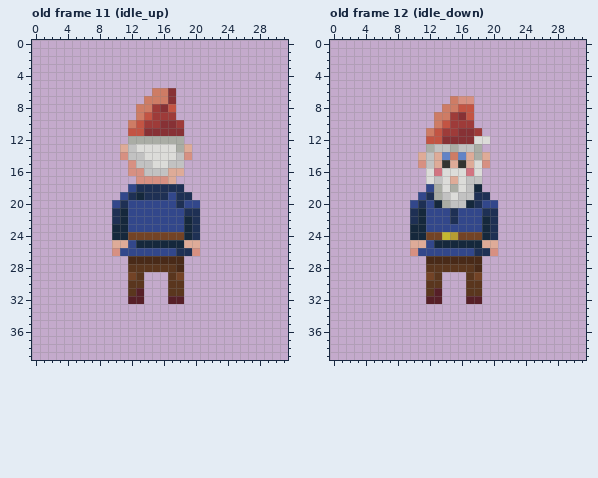
A pixel-art file gets an edit: TinyGardenGame/Content/sprites/gnome.aseprite. The picture above was drawn from the file before the commit.
32x40 pixels, 30 frames. Shown: old frame 11 (idle_up), old frame 12 (idle_down). The commit also changed other frames, which this record leaves out.
The same view after the edit:
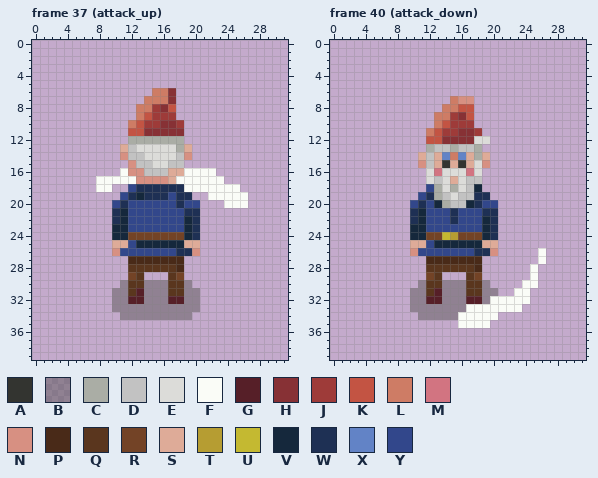
Palette (. is transparent): A #333430  B #45464069  C #aaada5  D #c2c2c2  E #dcdcd9  F #fafcf7  G #561f28  H #873135  J #9e3b39  K #c35443  L #ce7c65  M #d27481  N #d79082  P #492a18  Q #5a361e  R #734326  S #deab98  T #b69d32  U #c4b931  V #15283c  W #1e3054  X #6283c6  Y #32478b
A new or re-ordered frame is compared with the old frame closest to it.
What changed:
frames 30 -> 42
layer "shadow" added
layer "attack_swipe" added
--- frame 37 (attack_up) is new; against old frame 11 (idle_up), layers "attack_swipe", "shadow"
@@ x 0..31 @@
 15 ............NDDEEDD.............
-16 ............NNDDDSS.............
-17 .............NNNNS..............
-18 ............YWWWWWW.............
-19 ...........YWVWWWYWW............
-20 ..........YWYYYYYYWYY...........
+16 ...........FNNDDDSSFFFF.........
+17 ........FFFFFNNNNSFFFFFF........
+18 ........FF..YWWWWWWFFFFFFF......
+19 ...........YWVWWWYWW..FFFFF.....
+20 ..........YWYYYYYYWYY...FFF.....
 21 ..........WVYYYYYYYWW...........
@@ x 8..22 @@
 29 ....RQ...QR....
-30 ....QQ...QQ....
-31 ....QG...QQ....
-32 ....GG...GG....
-33 ...............
-34 ...............
+30 ...BQQBBBQQB...
+31 ..BBQGBBBQQBB..
+32 ..BBGGBBBGGBB..
+33 ..BBBBBBBBBBB..
+34 ...BBBBBBBBB...
 35 ...............
--- frame 40 (attack_down) is new; against old frame 12 (idle_down), layers "attack_swipe", "shadow"
@@ x 8..28 @@
 25 ..SSYVVVVVVSS........
-26 ..NYYYYYYYWWN........
-27 ....PPPPPPP..........
-28 ....QQQQQQP..........
-29 ....RQ...QR..........
-30 ....QQ...QQ..........
-31 ....QG...QQ..........
-32 ....GG...GG..........
-33 .....................
-34 .....................
-35 .....................
+26 ..NYYYYYYYWWN.....F..
+27 ....PPPPPPP.......F..
+28 ....QQQQQQP......F...
+29 ....RQ...QR......F...
+30 ...BQQBBBQQB....FF...
+31 ..BBQGBBBQQBB..FF....
+32 ..BBGGBBBGGBFFFFF....
+33 ..BBBBBBBFFFFFFF.....
+34 ...BBBBBFFFFF........
+35 ........FFFF.........
 36 .....................
Changed places in both pictures, as pixel boxes (x1, y1, x2, y2):
added: (96, 168, 136, 192)
added: (176, 168, 248, 208)
added: (112, 280, 200, 320)
added: (410, 248, 546, 328)
